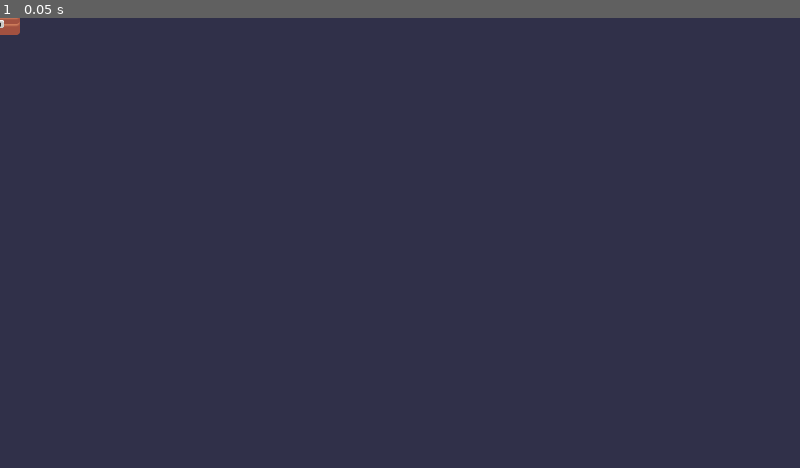
Above: before the commit, frame 1.
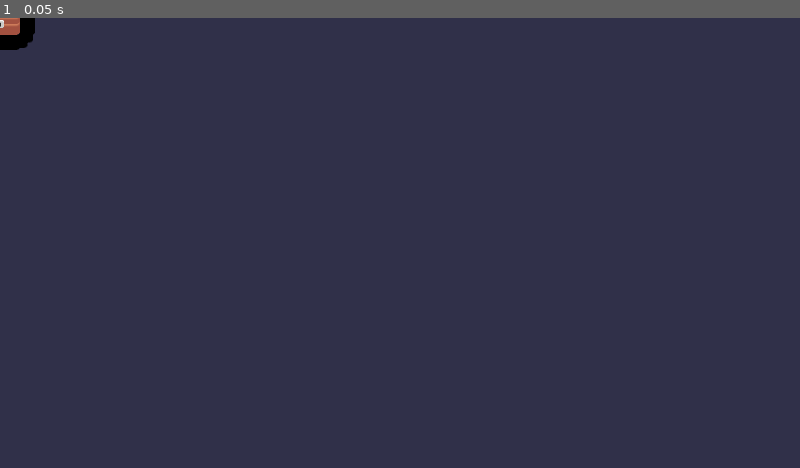
Above: after the commit, the same moment.

Repository: ellaclz/2DGameDevCourse
Game: Godot game, scene res://lessons/chest/chest.tscn
The game is run twice, just before and just after one commit, with the same random seed, the same clock (stepped at 60 frames per second) and the same inputs. This scene is started directly instead of the project's main scene.
Inputs:
- Up to frame 1 (0.05 s): no input

The runs differ from the first frame. In frame 1, 0.2% of the frame differs, in the area x 0-5%, y 0-8%.

Commit message:
update M6.L2

Diff:
--- a/M06.looting_workbook/lessons/chest/chest.tscn
+++ b/M06.looting_workbook/lessons/chest/chest.tscn
@@ -1,26 +1,34 @@
-[gd_scene load_steps=5 format=3 uid="uid://bdrrocym20xfp"]
+[gd_scene load_steps=7 format=3 uid="uid://bdrrocym20xfp"]
 
 [ext_resource type="Texture2D" uid="uid://c3hwsm5ugp8qw" path="res://lessons/chest/bottom.png" id="1_jrps5"]
+[ext_resource type="Shader" path="res://lessons/chest/group_outline.gdshader" id="1_ukl8v"]
 [ext_resource type="Texture2D" uid="uid://bnem1cahhoxdk" path="res://lessons/chest/top.png" id="2_tgros"]
 [ext_resource type="Texture2D" uid="uid://bu2jin246nel5" path="res://lessons/chest/lock.png" id="3_0y8fb"]
+
+[sub_resource type="ShaderMaterial" id="ShaderMaterial_p5hbb"]
+shader = ExtResource("1_ukl8v")
+shader_parameter/line_color = Color(0, 0, 0, 1)
+shader_parameter/line_thickness = 15.0
+shader_parameter/viewport_scale = Vector2(1, 1)
 
 [sub_resource type="RectangleShape2D" id="RectangleShape2D_116mk"]
 size = Vector2(97, 84)
 
 [node name="Chest" type="Area2D"]
 
-[node name="Bottom" type="Sprite2D" parent="."]
+[node name="CanvasGroup" type="CanvasGroup" parent="."]
+material = SubResource("ShaderMaterial_p5hbb")
 position = Vector2(0, 6)
+
+[node name="Bottom" type="Sprite2D" parent="CanvasGroup"]
 texture = ExtResource("1_jrps5")
 
-[node name="CanvasGroup" type="CanvasGroup" parent="Bottom"]
-
-[node name="Top" type="Sprite2D" parent="."]
-position = Vector2(0, -10)
+[node name="Top" type="Sprite2D" parent="CanvasGroup"]
+position = Vector2(0, -16)
 texture = ExtResource("2_tgros")
 
-[node name="Lock" type="Sprite2D" parent="."]
-position = Vector2(0, 14)
+[node name="Lock" type="Sprite2D" parent="CanvasGroup"]
+position = Vector2(0, 8)
 texture = ExtResource("3_0y8fb")
 
 [node name="CollisionShape2D" type="CollisionShape2D" parent="."]
